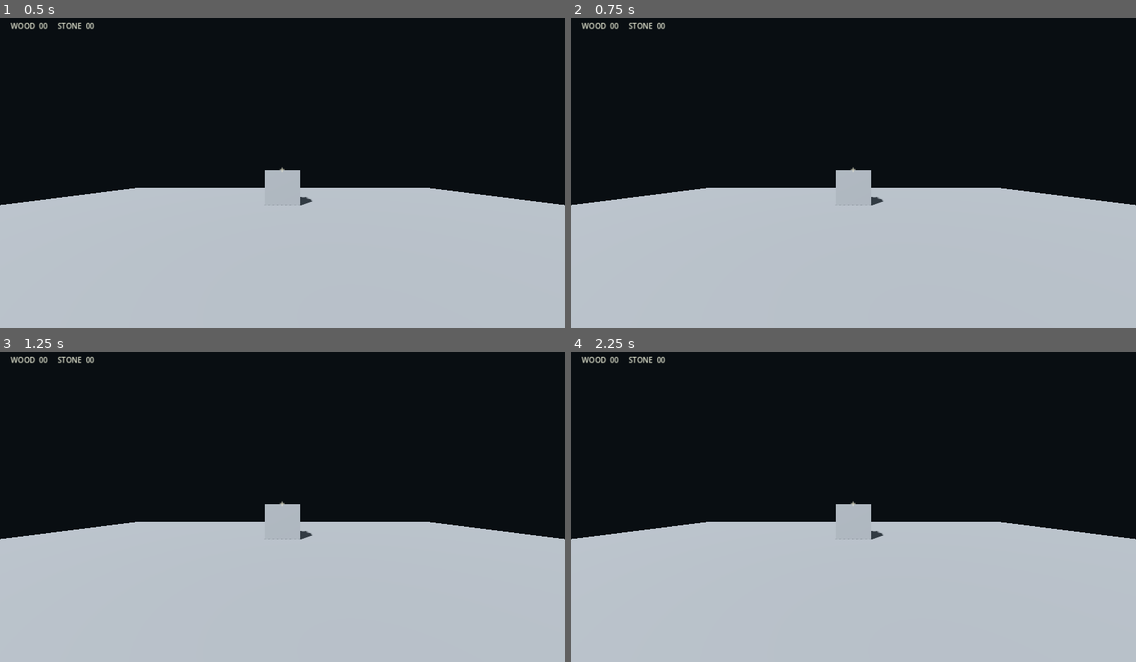
Above: before the commit, frames 1-4 (two rows, left to right).
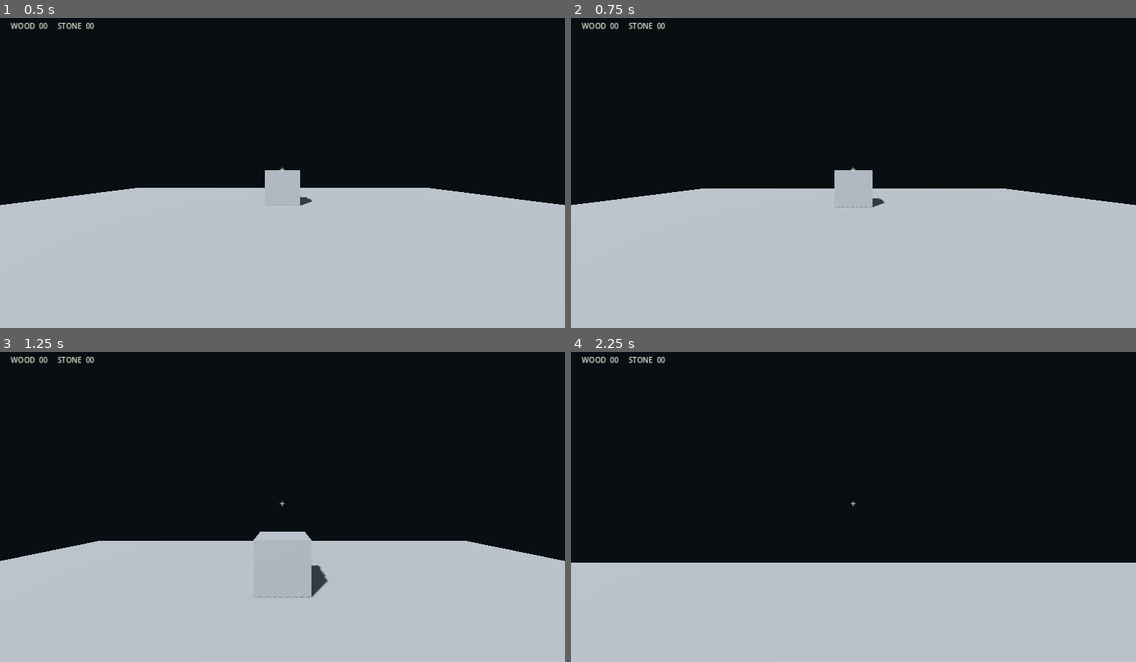
Above: after the commit, the same moments.

Repository: skiiesea/MFUA
Game: Godot game, scene res://scenes/main.tscn
The game is run twice, just before and just after one commit, with the same random seed, the same clock (stepped at 60 frames per second) and the same inputs.
Inputs (mouse positions are in pixels of both pictures, inside the frame that each line leads up to):
- Up to frame 1 (0.5 s): no input
- Up to frame 2 (0.75 s): tap Enter at 0.5 s; move the mouse to (881, 166) at 0.52 s; hold W (move_forward, bound only after the commit) from 0.53 s (still down); hold Shift (sprint, bound only after the commit) from 0.53 s (still down); tap E (interact, bound only after the commit) at 0.6 s
- Up to frame 3 (1.25 s): keep holding W (move_forward, bound only after the commit); keep holding Shift (sprint, bound only after the commit); tap Space (jump, bound only after the commit) at 0.77, 1.07 s
- Up to frame 4 (2.25 s): keep holding W (move_forward, bound only after the commit); move the mouse to (825, 503) at 1.27 s; release Shift (sprint, bound only after the commit) at 1.28 s; tap Shift (sprint, bound only after the commit) at 1.35 s; tap Space (jump, bound only after the commit) at 1.52, 1.55, 1.82, 2.1 s; move the mouse to (864, 497) at 2.02 s

Frame 1 is identical in both runs. In frame 2, 0.2% of the frame differs, in the area x 23-77%, y 49-62%; in frame 3, 6.3%; in frame 4, 12%, in the area x 0-100%, y 49-68%.

Commit message:
Configure AFTERLIGHT movement and interaction inputs

Diff:
--- a/afterlight/project.godot
+++ b/afterlight/project.godot
@@ -17,6 +17,34 @@
 renderer/rendering_method="gl_compatibility"
 renderer/rendering_method.mobile="gl_compatibility"
 textures/default_filters/use_nearest_mipmap_filter=false
-environment/defaults/default_clear_color=Color(0.035, 0.055, 0.07, 1)
+environment/defaults/default_clear_color=Color(0.34, 0.48, 0.52, 1)
 
 [input]
+move_forward={
+"deadzone": 0.2,
+"events": [Object(InputEventKey,"physical_keycode":87)]
+}
+move_back={
+"deadzone": 0.2,
+"events": [Object(InputEventKey,"physical_keycode":83)]
+}
+move_left={
+"deadzone": 0.2,
+"events": [Object(InputEventKey,"physical_keycode":65)]
+}
+move_right={
+"deadzone": 0.2,
+"events": [Object(InputEventKey,"physical_keycode":68)]
+}
+jump={
+"deadzone": 0.2,
+"events": [Object(InputEventKey,"physical_keycode":32)]
+}
+sprint={
+"deadzone": 0.2,
+"events": [Object(InputEventKey,"physical_keycode":4194325)]
+}
+interact={
+"deadzone": 0.2,
+"events": [Object(InputEventKey,"physical_keycode":69)]
+}
